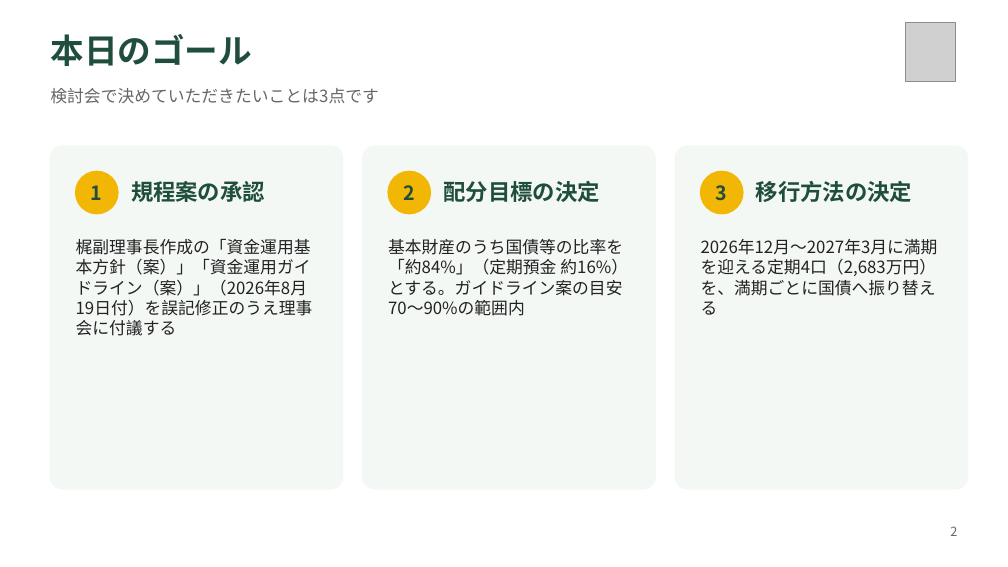
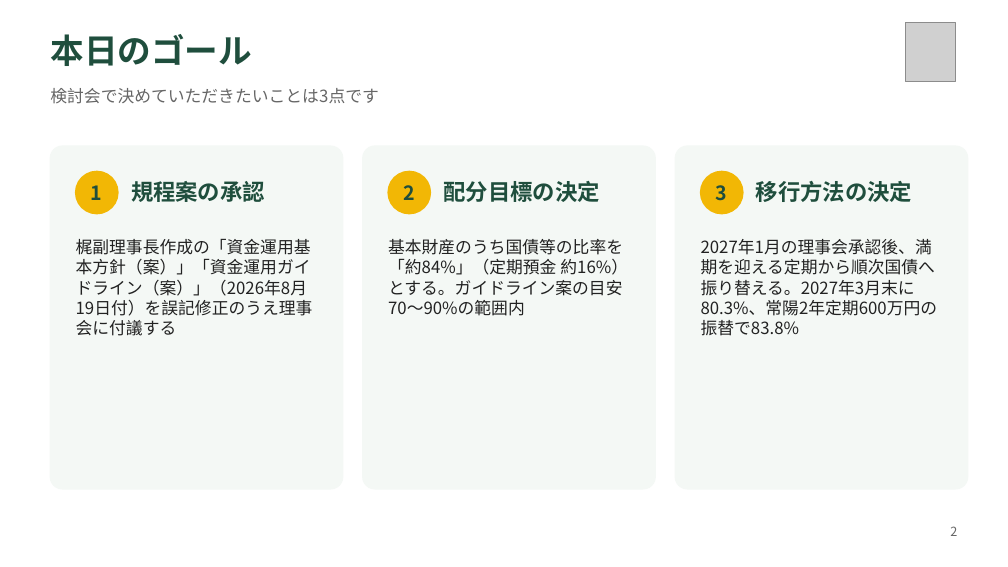
Before and after one commit to TakaS-JP/ClaudeGitHub, a slide deck: slide 2 of docs/ibaraki-kouseihogo/基本財産運用検討会_説明資料案_2026-09.pptx. Drawn at 1008x567 pixels with LibreOffice and Linux fonts; fonts in the diff are those of the drawing; grey boxes stand for pictures. Boxes give left, top, right and bottom in pixels: in the first picture for what was removed or moved away, otherwise in the second. Text is boxed around its words. In the diff, an @@ line names an element or a change of style, - is before the commit and + after.

```diff
--- a/docs/ibaraki-kouseihogo/基本財産運用検討会_説明資料案_2026-09.pptx
+++ b/docs/ibaraki-kouseihogo/基本財産運用検討会_説明資料案_2026-09.pptx
@@ text at (701,239,938,336): text changed @@
-2026年12月〜2027年3月に満期を迎える定期4口（2,683万円）を、満期ごとに国債へ振り替える
+2027年1月の理事会承認後、満期を迎える定期から順次国債へ振り替える。2027年3月末に80.3%、常陽2年定期600万円の振替で83.8%
```
Also in this commit, not shown: 8 other slides changed, 18 other files.
